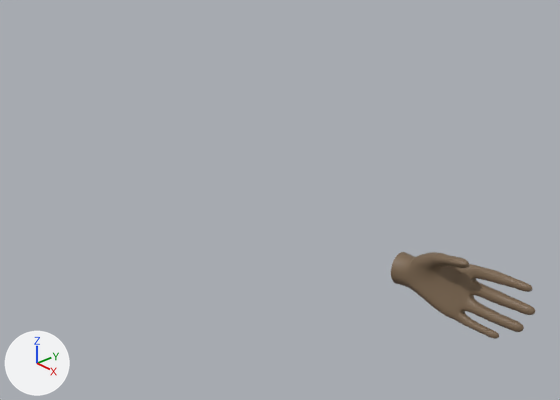
An edit to the Blender file blend/SwitchBL8_Hand.blend, drawn before and after from the same camera.
The view is the same before and after, from a 50 mm lens placed at (0.401, -0.596, 0.488), pointed at (-0.201, -0.053, 0.107). Arrows for +X, +Y and +Z are at lower left; the lights stay in place.

Objects in the first picture: 'Hand (separated)'.
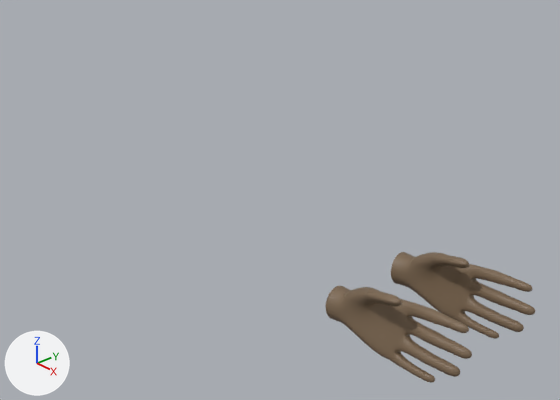
Pixel boxes [x1, y1, x2, y2] of what changed, in the pictures (560 x 400 px):
'Hand high poly', added: after [326, 286, 472, 383]

Patch to the scene script:
```diff
--- a/blend/SwitchBL8_Hand.blend.py
+++ b/blend/SwitchBL8_Hand.blend.py
@@ me_left_001 @@
+me_left_001.from_pydata(...)  # 729 vertices, 722 faces; spans x -0.615..0.066, y -0.057..0.019, z -0.038..0.186
+me_left_001.polygons.foreach_set('use_smooth', [True] * 722)
+me_left_001.materials.append(mat_generic_material)
@@ ob_hand_high_poly @@
+ob_hand_high_poly = bpy.data.objects.new('Hand high poly', me_left_001)
+ob_hand_high_poly.location = (0.0335, -0.1038, 0.0701)
+_m = ob_hand_high_poly.modifiers.new('Subdivision', 'SUBSURF')
+_m.levels = 3
+_m.render_levels = 3
```
